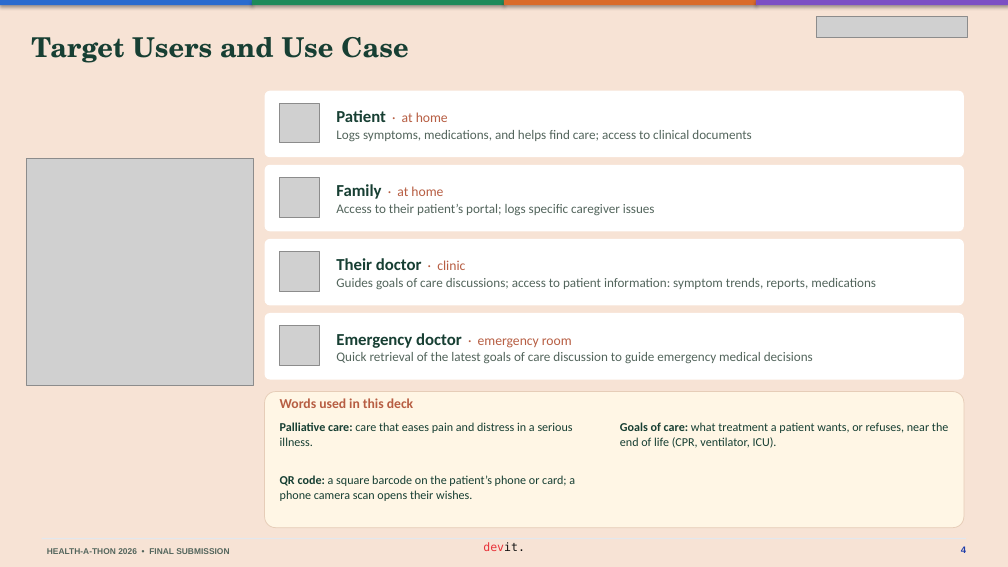
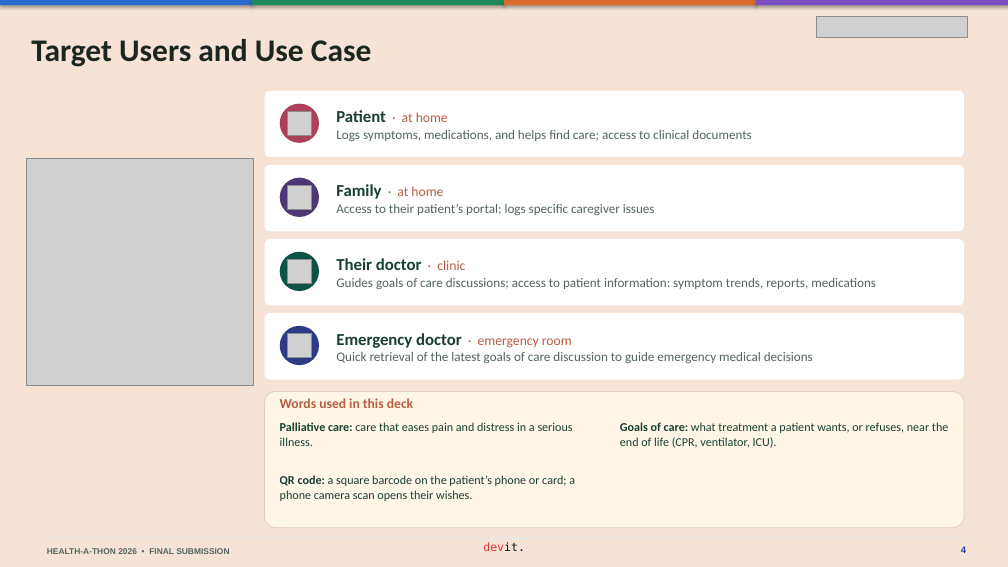
Before and after one commit to basithladdu/healthathon, a slide deck: slide 4 of output/final-submission/Sahara-Final-Presentation.pptx. Drawn at 1008x567 pixels with LibreOffice and Linux fonts; fonts in the diff are those of the drawing; grey boxes stand for pictures. Boxes give left, top, right and bottom in pixels: in the first picture for what was removed or moved away, otherwise in the second. Text is boxed around its words. In the diff, an @@ line names an element or a change of style, - is before the commit and + after.

```diff
--- a/output/final-submission/Sahara-Final-Presentation.pptx
+++ b/output/final-submission/Sahara-Final-Presentation.pptx
@@ text "Target Users and Use Case" at [31, 39, 372, 67]: size 26 to 30 pt, font TeX Gyre Schola to Calibri, text colour #173F33 to #1B2621 @@
@@ picture removed at [280, 104, 319, 143] @@
@@ ellipse added at [280, 104, 319, 143], fill #AD3F5B @@
@@ picture added at [287, 111, 311, 135] @@
@@ picture removed at [280, 178, 319, 217] @@
@@ ellipse added at [280, 178, 319, 217], fill #4E3774 @@
@@ picture added at [287, 185, 311, 209] @@
@@ picture removed at [280, 252, 319, 291] @@
@@ ellipse added at [280, 252, 319, 291], fill #0E5246 @@
@@ picture added at [287, 259, 311, 283] @@
@@ picture removed at [280, 326, 319, 365] @@
@@ ellipse added at [280, 326, 319, 365], fill #2D3B87 @@
@@ picture added at [287, 333, 311, 357] @@
```
Also in this commit, not shown: 12 other slides changed, 3 other files.
